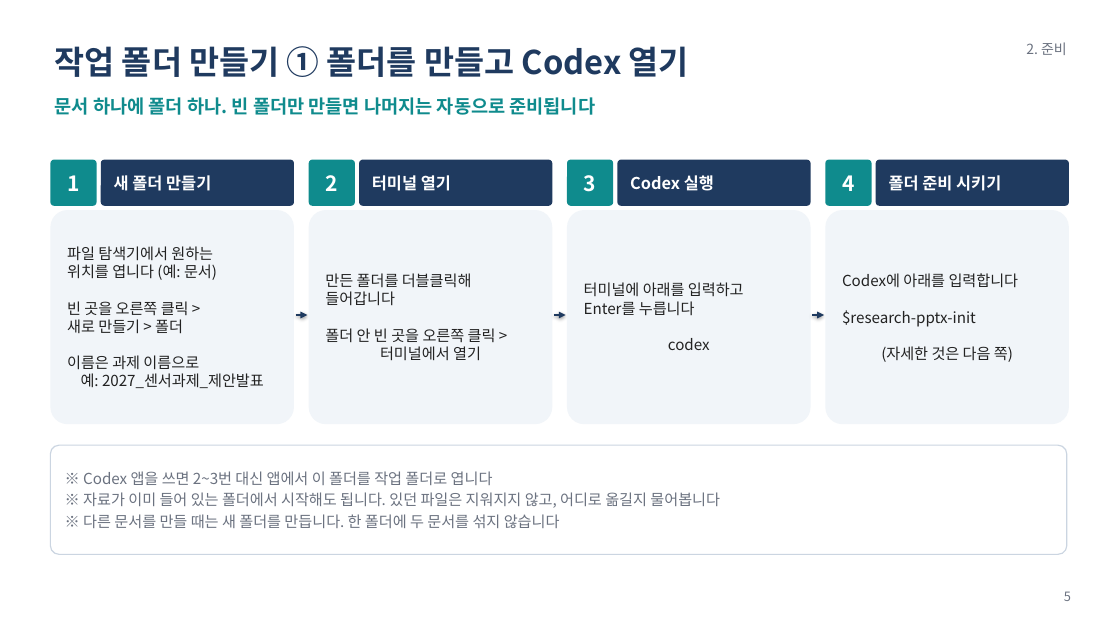
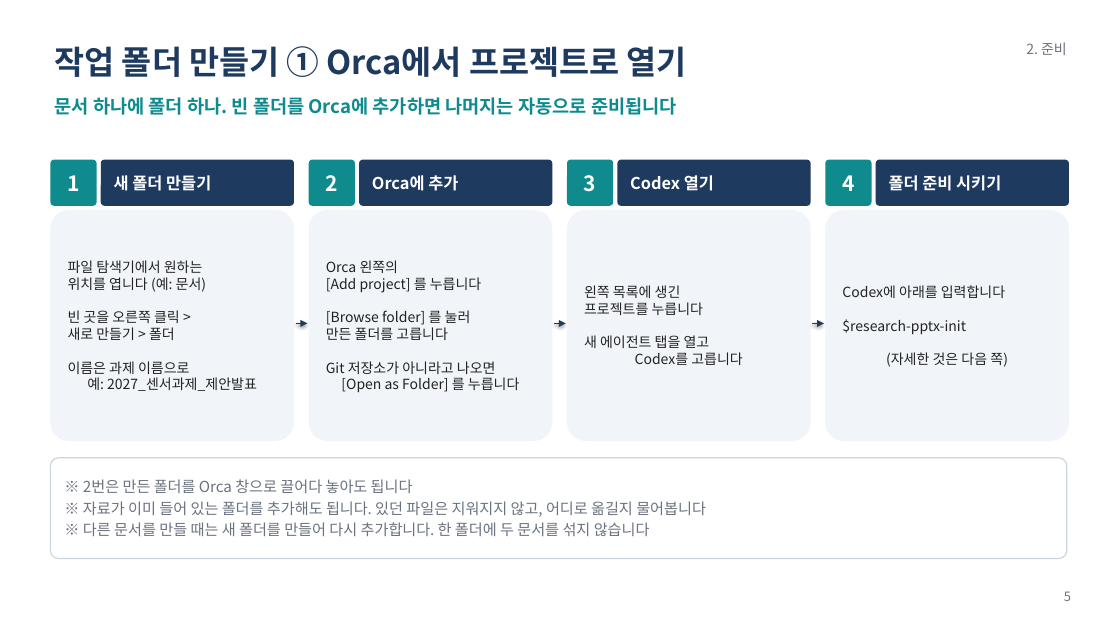
Before and after one commit to o-Fireheart-o/research-pptx-skill, a slide deck: slide 5 of docs/research-pptx 사용 매뉴얼.pptx. Drawn at 1120x630 pixels with LibreOffice and Linux fonts; fonts in the diff are those of the drawing. Boxes give left, top, right and bottom in pixels: in the first picture for what was removed or moved away, otherwise in the second. Text is boxed around its words. In the diff, an @@ line names an element or a change of style, - is before the commit and + after.

```diff
--- a/docs/research-pptx 사용 매뉴얼.pptx
+++ b/docs/research-pptx 사용 매뉴얼.pptx
@@ text at <box>55,46,687,77</box>: text changed @@
-작업 폴더 만들기 ① 폴더를 만들고 Codex 열기
+작업 폴더 만들기 ① Orca에서 프로젝트로 열기
@@ text at <box>55,97,677,115</box>: text changed @@
-문서 하나에 폴더 하나. 빈 폴더만 만들면 나머지는 자동으로 준비됩니다
+문서 하나에 폴더 하나. 빈 폴더를 Orca에 추가하면 나머지는 자동으로 준비됩니다
@@ text in rounded rectangle at <box>372,175,458,191</box>: text changed @@
-터미널 열기
+Orca에 추가
@@ text in rounded rectangle at <box>630,175,714,191</box>: text changed @@
-Codex 실행
+Codex 열기
@@ rounded rectangle "파일 탐색기에서 원하는 위치를 엽니다 ...": place and size @@
-rounded rectangle "파일 탐색기에서 원하는 위치를 엽니다 ..." at <box>50,210,294,424</box>
+rounded rectangle "파일 탐색기에서 원하는 위치를 엽니다 ..." at <box>50,210,294,441</box>
@@ rounded rectangle "파일 탐색기에서 원하는 위치를 엽니다 ..." at <box>50,210,294,441</box>: size 13 to 12 pt @@
@@ rounded rectangle "Orca 왼쪽의 [Add project] 를 ...": place and size @@
-rounded rectangle "Orca 왼쪽의 [Add project] 를 ..." at <box>308,210,552,424</box>
+rounded rectangle "Orca 왼쪽의 [Add project] 를 ..." at <box>308,210,552,441</box>
@@ rounded rectangle "왼쪽 목록에 생긴 프로젝트를 누릅니다 ...": place and size @@
-rounded rectangle "왼쪽 목록에 생긴 프로젝트를 누릅니다 ..." at <box>567,210,811,424</box>
+rounded rectangle "왼쪽 목록에 생긴 프로젝트를 누릅니다 ..." at <box>567,210,811,441</box>
@@ rounded rectangle "Codex에 아래를 입력합니다 $research-pptx-init (자세한 ..." at <box>825,210,1069,441</box>: size 13 to 12 pt @@
@@ rounded rectangle "Codex에 아래를 입력합니다 $research-pptx-init (자세한 ...": place and size @@
-rounded rectangle "Codex에 아래를 입력합니다 $research-pptx-init (자세한 ..." at <box>825,210,1069,424</box>
+rounded rectangle "Codex에 아래를 입력합니다 $research-pptx-init (자세한 ..." at <box>825,210,1069,441</box>
@@ text in rounded rectangle at <box>326,260,519,393</box>: text changed; size 13 to 12 pt @@
-만든 폴더를 더블클릭해
-들어갑니다
-폴더 안 빈 곳을 오른쪽 클릭 >
-터미널에서 열기
+Orca 왼쪽의
+[Add project] 를 누릅니다
+[Browse folder] 를 눌러
+만든 폴더를 고릅니다
+Git 저장소가 아니라고 나오면
+[Open as Folder] 를 누릅니다
@@ text in rounded rectangle at <box>584,285,742,365</box>: text changed; size 13 to 12 pt @@
-터미널에 아래를 입력하고
-Enter를 누릅니다
-codex
+왼쪽 목록에 생긴
+프로젝트를 누릅니다
+새 에이전트 탭을 열고
+Codex를 고릅니다
@@ 3 arrows: place and size @@
-3 arrows at <box>296,315,824,315</box>
+3 arrows at <box>296,323,824,323</box>
@@ rounded rectangle "※ 2번은 만든 폴더를 Orca ...": place and size @@
-rounded rectangle "※ 2번은 만든 폴더를 Orca ..." at <box>50,445,1067,555</box>
+rounded rectangle "※ 2번은 만든 폴더를 Orca ..." at <box>50,458,1067,559</box>
@@ text in rounded rectangle at <box>83,479,706,536</box>: text changed @@
-※ Codex 앱을 쓰면 2~3번 대신 앱에서 이 폴더를 작업 폴더로 엽니다
-※ 자료가 이미 들어 있는 폴더에서 시작해도 됩니다. 있던 파일은 지워지지 않고, 어디로 옮길지 물어봅니다
-※ 다른 문서를 만들 때는 새 폴더를 만듭니다. 한 폴더에 두 문서를 섞지 않습니다
+※ 2번은 만든 폴더를 Orca 창으로 끌어다 놓아도 됩니다
+※ 자료가 이미 들어 있는 폴더를 추가해도 됩니다. 있던 파일은 지워지지 않고, 어디로 옮길지 물어봅니다
+※ 다른 문서를 만들 때는 새 폴더를 만들어 다시 추가합니다. 한 폴더에 두 문서를 섞지 않습니다
```
Also in this commit, not shown: 2 other files.
